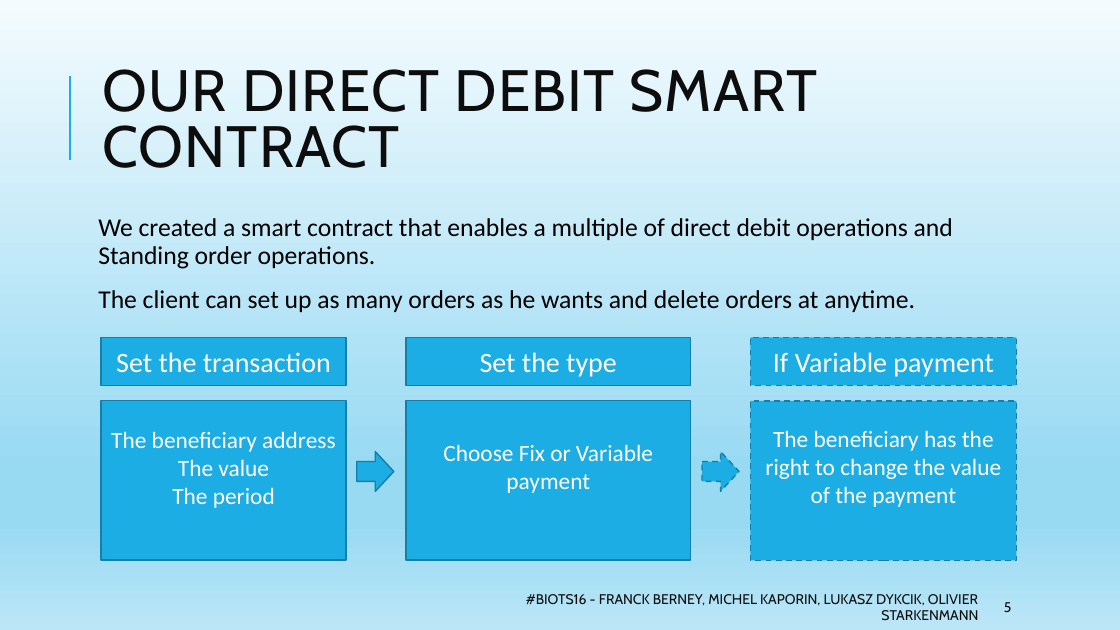
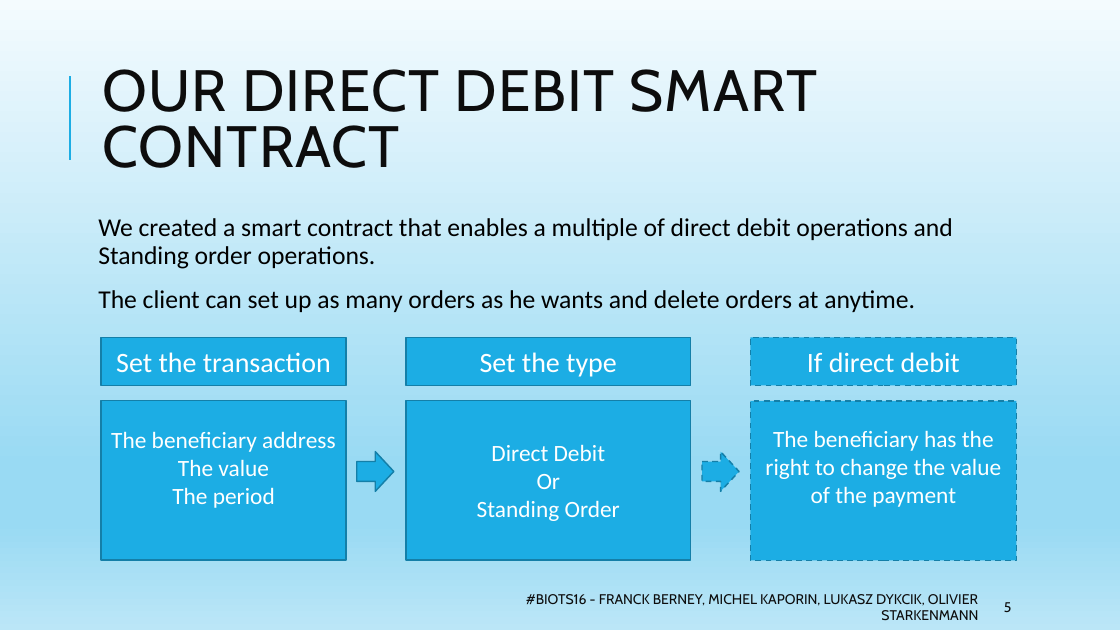
Before and after one commit to Lythium/smartdebit-blockchain, a slide deck: slide 5 of presentation/Direct-Debit-smart-contract.pptx. Drawn at 1120x630 pixels with LibreOffice and Linux fonts; fonts in the diff are those of the drawing. Boxes give left, top, right and bottom in pixels: in the first picture for what was removed or moved away, otherwise in the second. Text is boxed around its words. In the diff, an @@ line names an element or a change of style, - is before the commit and + after.

Commit message:
Fixed contract bug and updated presentation.

```diff
--- a/presentation/Direct-Debit-smart-contract.pptx
+++ b/presentation/Direct-Debit-smart-contract.pptx
@@ text in rectangle at (x1=807, y1=352, x2=960, y2=372): text changed @@
-If Variable payment
+If direct debit
@@ text in rectangle at (x1=477, y1=444, x2=620, y2=521): text changed @@
-Choose Fix or Variable payment
+Direct Debit
+Or
+Standing Order
```
Also in this commit, not shown: 1 other slide changed, 1 other file.
